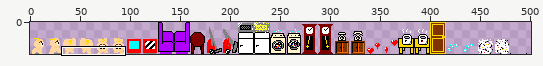
One commit to this sprite sheet: assets/sprites.png. The first picture is a wide view before the edit; the outline marks the close-up.
Close-up. The starting point:
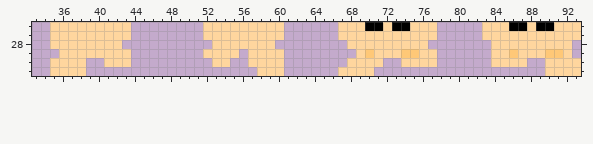
The file is 512x32 pixels. Shown: x 33..93, y 26..31. The wide view leaves out empty margins.
And afterwards:
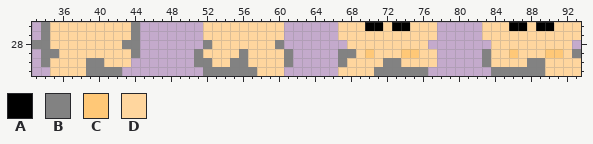
Palette (. is transparent): A #000000  B #828282  C #ffc877  D #ffd69e
Difference:
Changed rows in their new state; - is an unchanged pixel.
first column x 33:
26 -B---------B-------------------------------------------------
27 -B---------B-------------------------------------------------
28 BB--------BB-------B-------B---------------------------------
29 -BB--------B------B----B----B-----BB--------------B---------B
30 -B----BB----------BB--BB----B-----B----BB---------B----BB----
31 ------BBBB---------BBBBBB-------------BBBBBB-------BBBBBB----
Boxes around the changes in both close-ups, in picture pixels (x1, y1, x2, y2):
added: (32, 22, 59, 67)
added: (86, 22, 140, 76)
added: (194, 40, 293, 76)
added: (338, 49, 428, 76)
added: (482, 49, 545, 76)
added: (572, 49, 581, 58)
